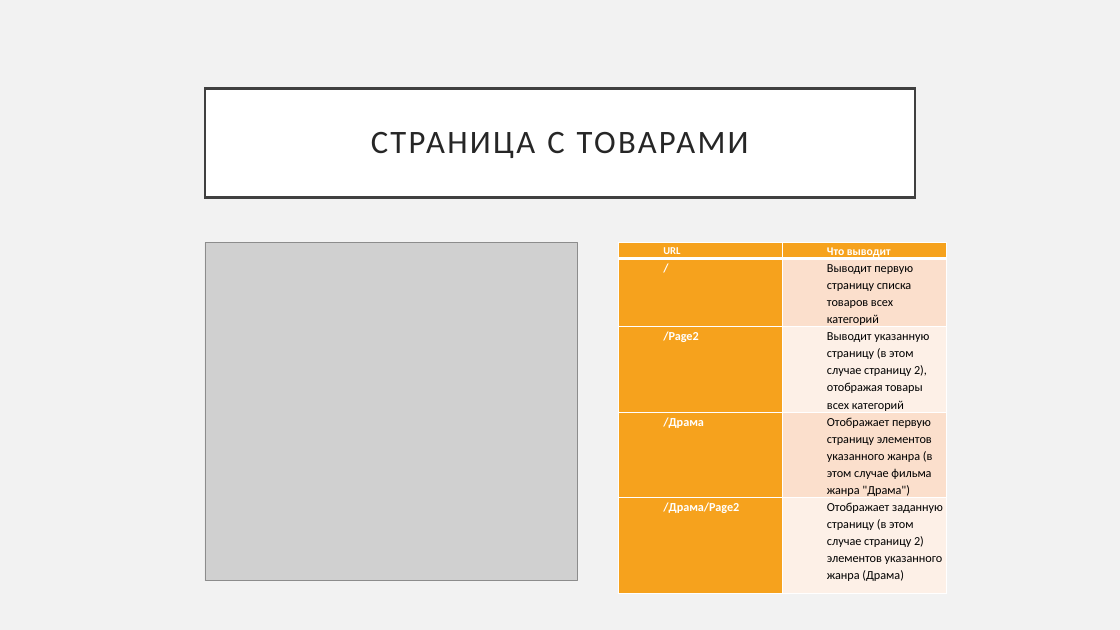
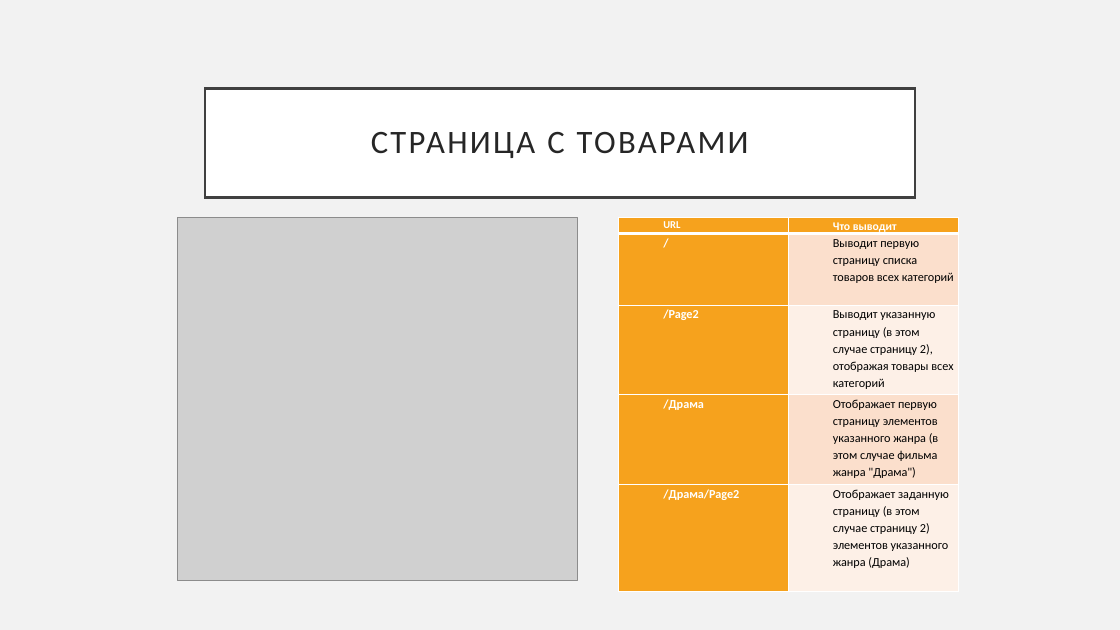
Before and after one commit to mmfgoncharovav/CourseWork, a slide deck: slide 4 of ИНТЕРНЕТ-МАГАЗИН.pptx. Drawn at 1120x630 pixels with LibreOffice and Linux fonts; fonts in the diff are those of the drawing; grey boxes stand for pictures. Boxes give left, top, right and bottom in pixels: in the first picture for what was removed or moved away, otherwise in the second. Text is boxed around its words. In the diff, an @@ line names an element or a change of style, - is before the commit and + after.

```diff
--- a/ИНТЕРНЕТ-МАГАЗИН.pptx
+++ b/ИНТЕРНЕТ-МАГАЗИН.pptx
@@ picture: place and size @@
-picture at (205,242,577,581)
+picture at (177,217,577,581)
@@ table: place and size @@
-table at (619,242,947,592)
+table at (619,217,959,592)
```
Also in this commit, not shown: 1 other slide changed, 3 slides added, 1 other file.
